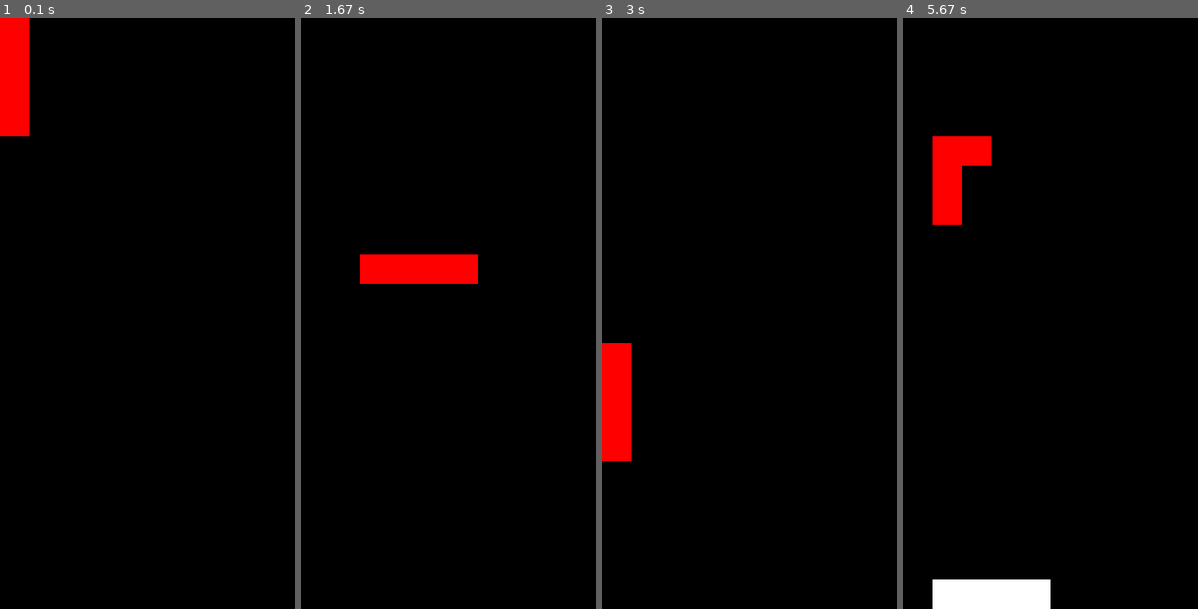
Above: before the commit, frames 1-4 (left to right).
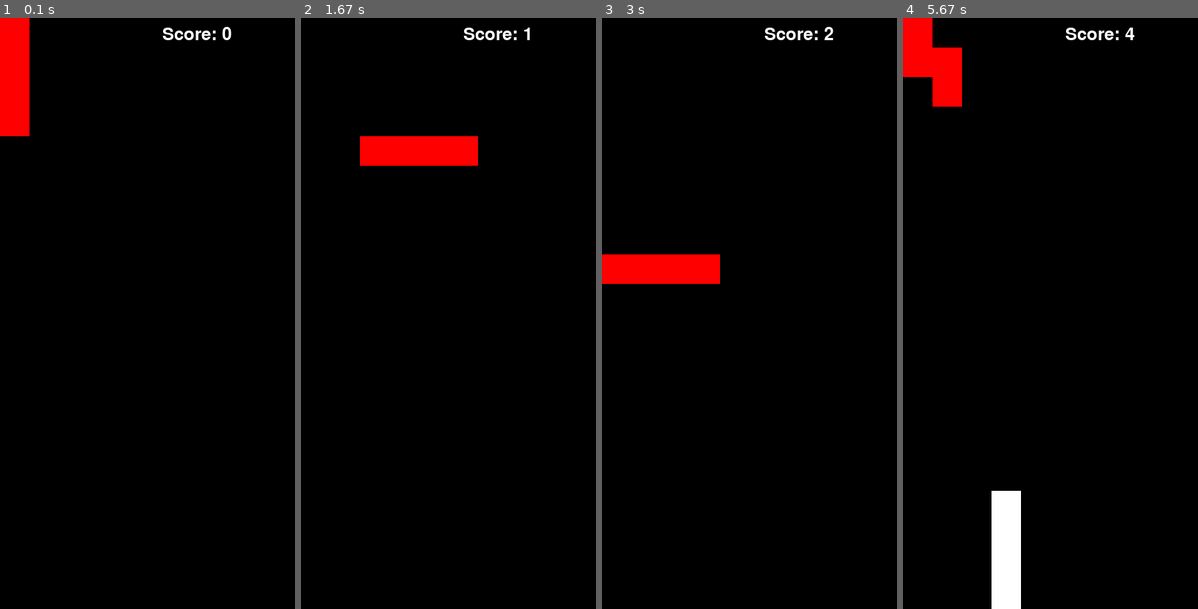
Above: after the commit, the same moments.

Repository: STRa1K1234/pygame-tetris
Game: pygame game, started from main.py
Two runs of this game, one before a commit and one after it. Both use one fixed random seed, a clock stepped at 60 frames per second and the inputs below.
Inputs:
- Up to frame 1 (0.1 s): no input
- Up to frame 2 (1.67 s): tap = at 0.33, 1.65 s; hold Right 0.67-1.13 s; hold Up 1.17-1.47 s; hold Right from 1.5 s (still down)
- Up to frame 3 (3 s): release Right at 1.97 s; hold Left 2-2.53 s; hold Down 2.57-2.87 s; hold Left from 2.9 s (still down)
- Up to frame 4 (5.67 s): tap = at 3.05, 4.55 s; release Left at 3.3 s; hold Up 3.33-3.7 s; hold Right 3.73-4.37 s; hold Down 4.4-4.77 s; hold Left 4.8-5.27 s; hold Right from 5.3 s (still down)

The runs differ from the first frame. In frame 1, 0.2% of the frame differs, in the area x 55-79%, y 1-4%; in frame 2, 4.2%; in frame 3, 4.2%; in frame 4, 7.2%, in the area x 0-79%, y 0-100%.

Commit message:
Update main.py

Diff:
--- a/main.py
+++ b/main.py
@@ -47,13 +47,22 @@
         cloned_field.set_cells(self.cells)
         return cloned_field
 
+    def clear_filled_rows(self):
+        new_cells = [row for row in self.cells if 0 in row]
+        rows_cleared = self.height - len(new_cells)
+        for _ in range(rows_cleared):
+            new_cells.insert(0, [0] * self.width)
+        self.cells = new_cells
+        return rows_cleared
+
 
 class Piece:
-    def __init__(self, shape):
+    def __init__(self, shape, center_of_rotation=(0, 0)):
         self.shape = Field(0, 0)
         self.shape.set_cells(shape)
         self.x = 0
         self.y = 0
+        self.center_of_rotation = center_of_rotation
         # TODO: добавить параметр "центр вращения"
         # TODO: добавить очки, уничтожение рядов, музыку, главное меню
 
@@ -107,14 +116,14 @@
         new_shape = Field(self.shape.width, self.shape.height)
         for x in range(self.shape.width):
             for y in range(self.shape.height):
-                new_shape[x, self.shape.height-1-y] = self.shape[y,x]
+                new_shape[x, self.shape.height - 1 - y] = self.shape[y, x]
         self.shape.set_cells(new_shape.cells)
 
     def rotate_ccw(self):
         new_shape = Field(self.shape.width, self.shape.height)
         for x in range(self.shape.width):
             for y in range(self.shape.height):
-                new_shape[self.shape.width-1-x, y] = self.shape[y,x]
+                new_shape[self.shape.width - 1 - x, y] = self.shape[y, x]
         self.shape.set_cells(new_shape.cells)
 
     def safe_rotate_cw(self, field):
@@ -194,7 +203,9 @@
         self.piece = generate_random_piece()
         self.field = Field(20, 10)
         self.timer = 0
-
+        self.score = 0
+        self.score_font = pygame.font.Font(None, 36)
+        self.difficulty_index = 2
         self.keys_used = set()
 
 
@@ -202,8 +213,9 @@
         if not self.piece.move_down(self.field):
             for coord in self.piece.occupied_cells():
                 self.field[coord] = 1
-                self.piece = generate_random_piece()
-
+            rows_cleared = self.field.clear_filled_rows()
+            self.update_score(rows_cleared)
+            self.piece = generate_random_piece()
 
     def redraw(self):
         screen.fill((0, 0, 0))
@@ -215,16 +227,21 @@
         for coord in self.piece.occupied_cells():
             pygame.draw.rect(screen, (255, 0, 0), (coord[1] * 40, coord[0] * 40, 40, 40))
 
+        score_surface = self.score_font.render(f'Score: {self.score}', True, (255, 255, 255))
+        screen.blit(score_surface, (400 // 2 + 20, 10))
+
         pygame.display.flip()
 
     def process_keys(self):
         keys = pygame.key.get_pressed()
-        keynames = [pygame.K_LEFT, pygame.K_RIGHT, pygame.K_UP, pygame.K_DOWN]
+        keynames = [pygame.K_LEFT, pygame.K_RIGHT, pygame.K_UP, pygame.K_DOWN, pygame.K_EQUALS]
         keyactions = [
             (lambda: self.piece.move_left(self.field)),
             (lambda: self.piece.move_right(self.field)),
-            (lambda: self.piece.safe_rotate_ccw(self.field)),
             (lambda: self.piece.safe_rotate_cw(self.field)),
+            (lambda: self.piece.move_down(self.field)),
+            (lambda: self.increase_score()),
+
         ]
 
         for i, name in enumerate(keynames):
@@ -254,10 +271,16 @@
             if self.timer % TICKS_PER_FRAME == 0: self.redraw()
             if self.timer % TICKS_PER_UPDATE == 0: self.step()
 
-
-DIFFICULTY_SPEEDS = [10, 20, 30, 60, 180]
+    def update_score(self, rows_cleared):
+        self.score += rows_cleared
+
+
+    def increase_score(self):
+        self.score += 1
+
+DIFFICULTY_SPEEDS = [5, 10, 15, 20, 30, 45, 60, 80, 100, 120, 150]
 TICKS_PER_FRAME = 3
-TICKS_PER_UPDATE = DIFFICULTY_SPEEDS[2]
+TICKS_PER_UPDATE = DIFFICULTY_SPEEDS[5]
 
 game = Game()
 game.run()
